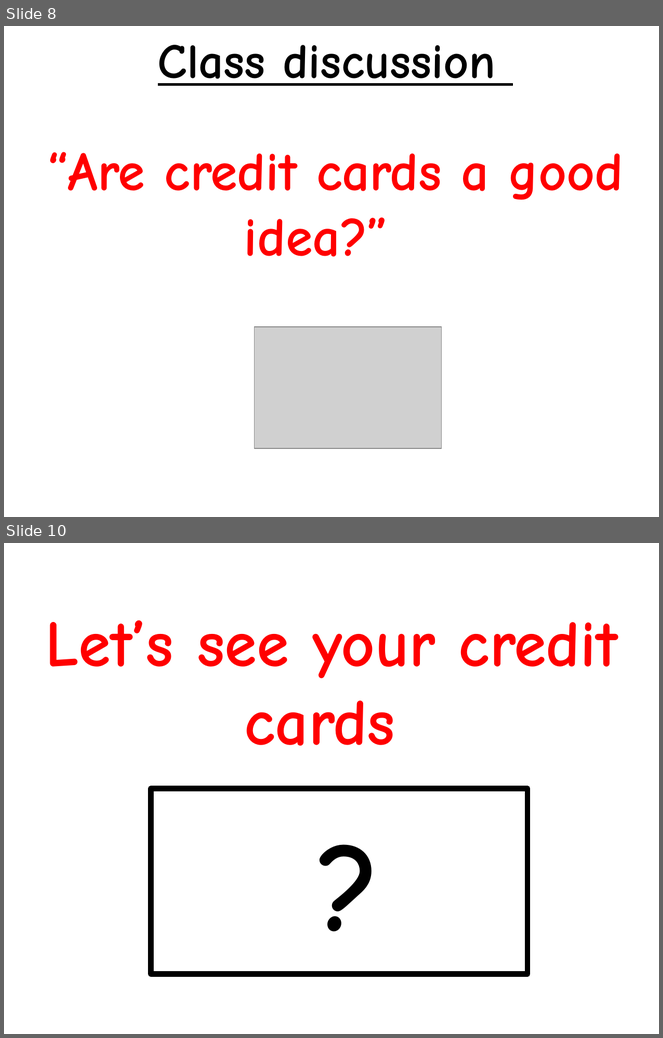
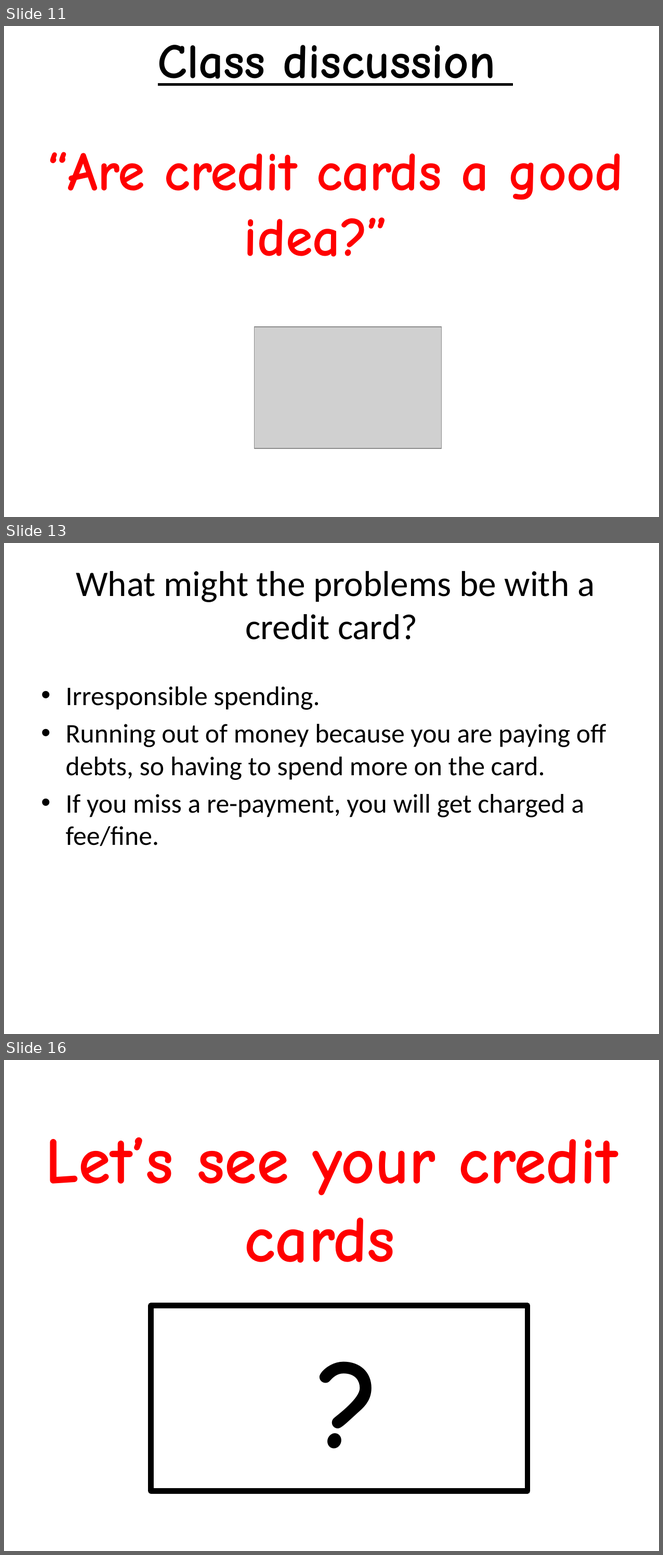
Before and after one commit to paulcockram7/paulcockram7.github.io, a slide deck: 15finance/02 Credit Cards.pptx. Shown one above the other, each under a label of ours: slides 8 and 10 before the commit, slides 11, 13 and 16 after it; the slides between them are not shown. The pictures are 663x1038 and 663x1555 pixels, drawn with LibreOffice and Linux fonts; fonts in the diff are those of the drawing; grey boxes stand for pictures. Boxes give left, top, right and bottom in pixels: in the first picture for what was removed or moved away, otherwise in the second. Text is boxed around its words. In the diff, an @@ line names an element or a change of style, - is before the commit and + after.

```diff
--- a/15finance/02 Credit Cards.pptx
+++ b/15finance/02 Credit Cards.pptx
@@ slide 13 added at bbox=[4, 543, 659, 1034], background #FFFFFF @@
@@ title added at bbox=[76, 571, 595, 640], 39.6 pt, text #000000 @@
+What might the problems be with a credit card?
@@ text added at bbox=[66, 687, 607, 847], 29.6 pt, text #000000 @@
+• Irresponsible spending.
+• Running out of money because you are paying off debts, so having to spend more on the card.
+• If you miss a re-payment, you will get charged a fee/fine.
@@ what was slide 8 is now slide 11 @@
@@ what was slide 10 is now slide 16 @@
```
Also in this commit, not shown: 2 slides changed, 6 other slides added, 1 slide removed, 9 other files.
